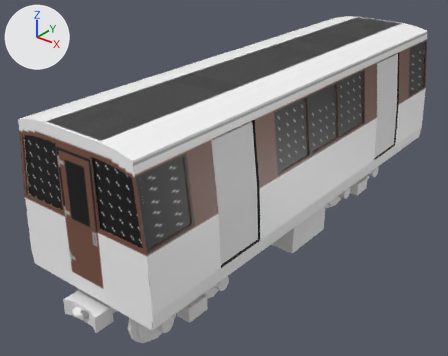
A saved change to the Blender file 6000_series/blender/6000_series_wagon.blend.
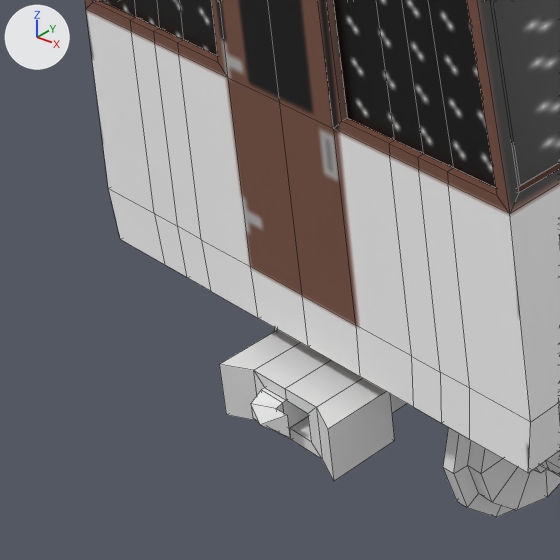
There are two pictures of each version: one whole from a 50 mm camera at (46.1, -67.1, 43.9) aimed at (-3.6, -5.0, 5.4), one close up on the part from 0% to 36% of the width and 55% to 100% of the height. Arrows for +X, +Y and +Z are at upper left; the lights stay in place. The close-ups show mesh edges as thin lines.

In view in the first close-up: 'Coupler', 'Wagon Exterior', 'Wheels'.
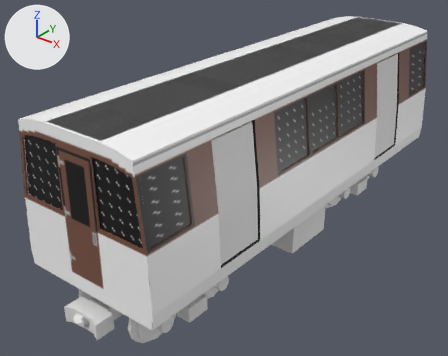
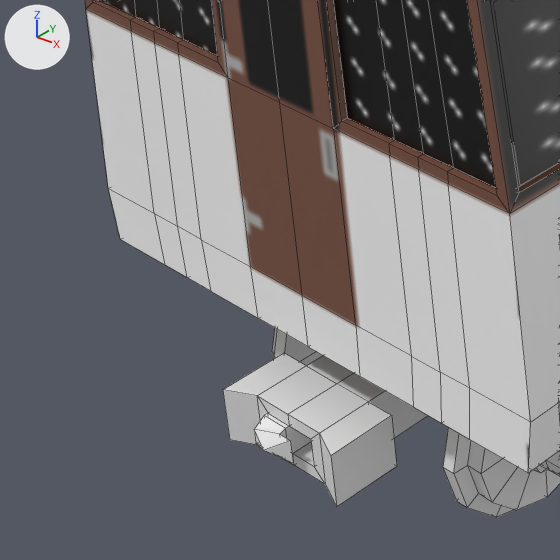
Commit message: Lowered coupler height on 6000-series to match the LRVs.

The edits, one by one:
me_cube_010 has 138 vertices, 136 faces and spans x -0.38..0.38, y -6.81..0.19, z 0.0..0.31.
me_cube_010 is used by ob_coupler; location (0.0, 33.15, 0.0); scale (10.0, 10.0, 10.0).
me_cube_010 part 1: all 59 vertices in x -0.38..0.38, y -6.81..-5.93, z 0.0..0.21 are moved by (0.0, 0.0, -0.1).

Where the change shows, as pixel boxes (x1, y1, x2, y2) in the close-ups (560 x 560 px):
'Coupler', reshaped: before (219, 330, 407, 481); after (223, 353, 428, 506)
